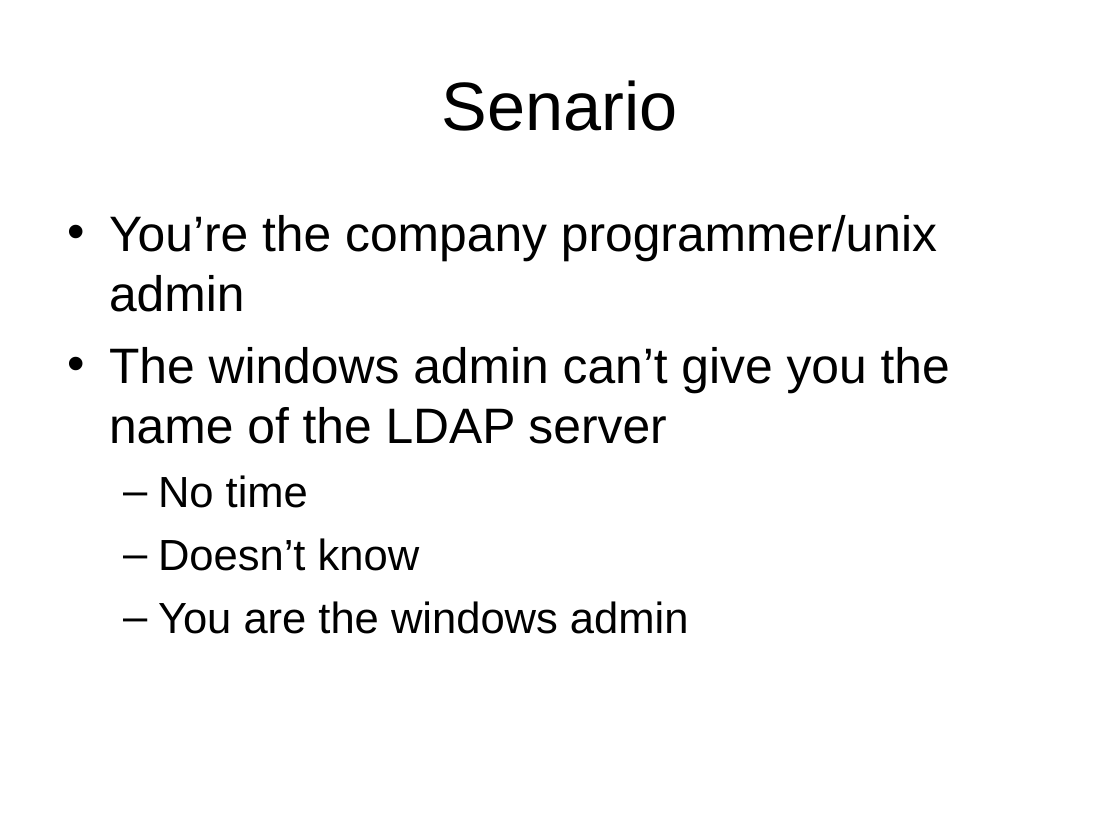
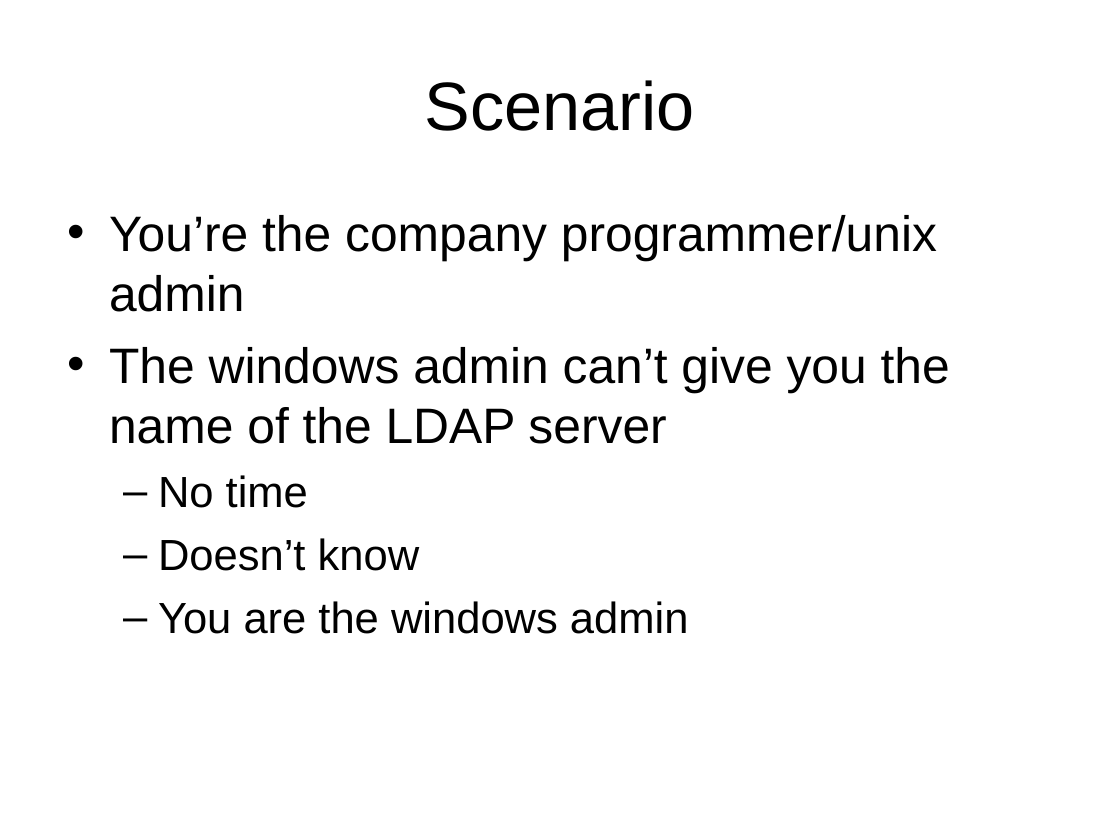
Before and after one commit to LIPHP/LDAP-Talk, a slide deck: slide 35 of Docs/LIPHP-Using LDAP with PHP.ppt. Drawn at 1120x840 pixels with LibreOffice and Linux fonts; fonts in the diff are those of the drawing. Boxes give left, top, right and bottom in pixels: in the first picture for what was removed or moved away, otherwise in the second. Text is boxed around its words. In the diff, an @@ line names an element or a change of style, - is before the commit and + after.

```diff
--- a/Docs/LIPHP-Using LDAP with PHP.ppt
+++ b/Docs/LIPHP-Using LDAP with PHP.ppt
@@ title at <box>425,80,695,131</box>: text changed @@
-Senario
+Scenario
```
Also in this commit, not shown: 5 other slides changed.
